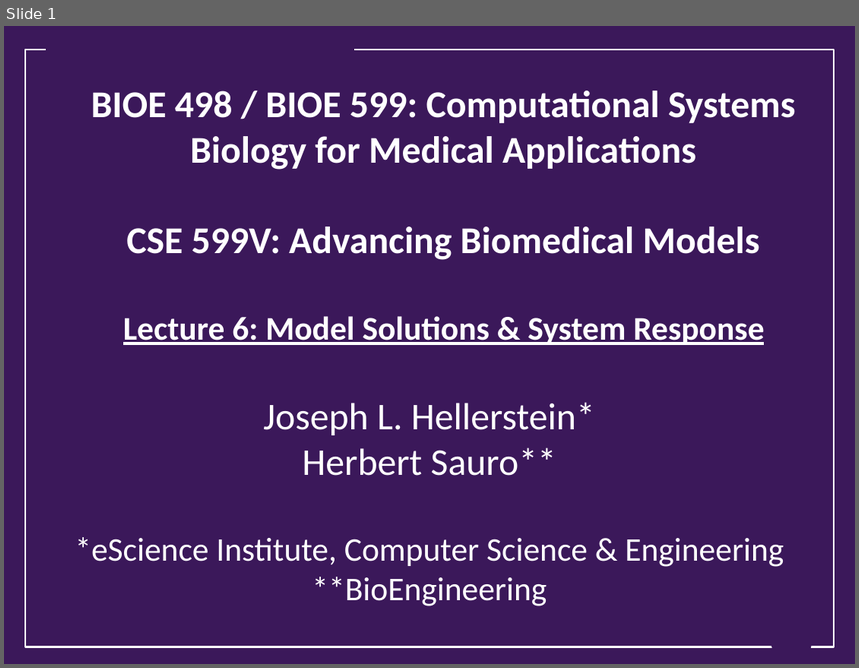
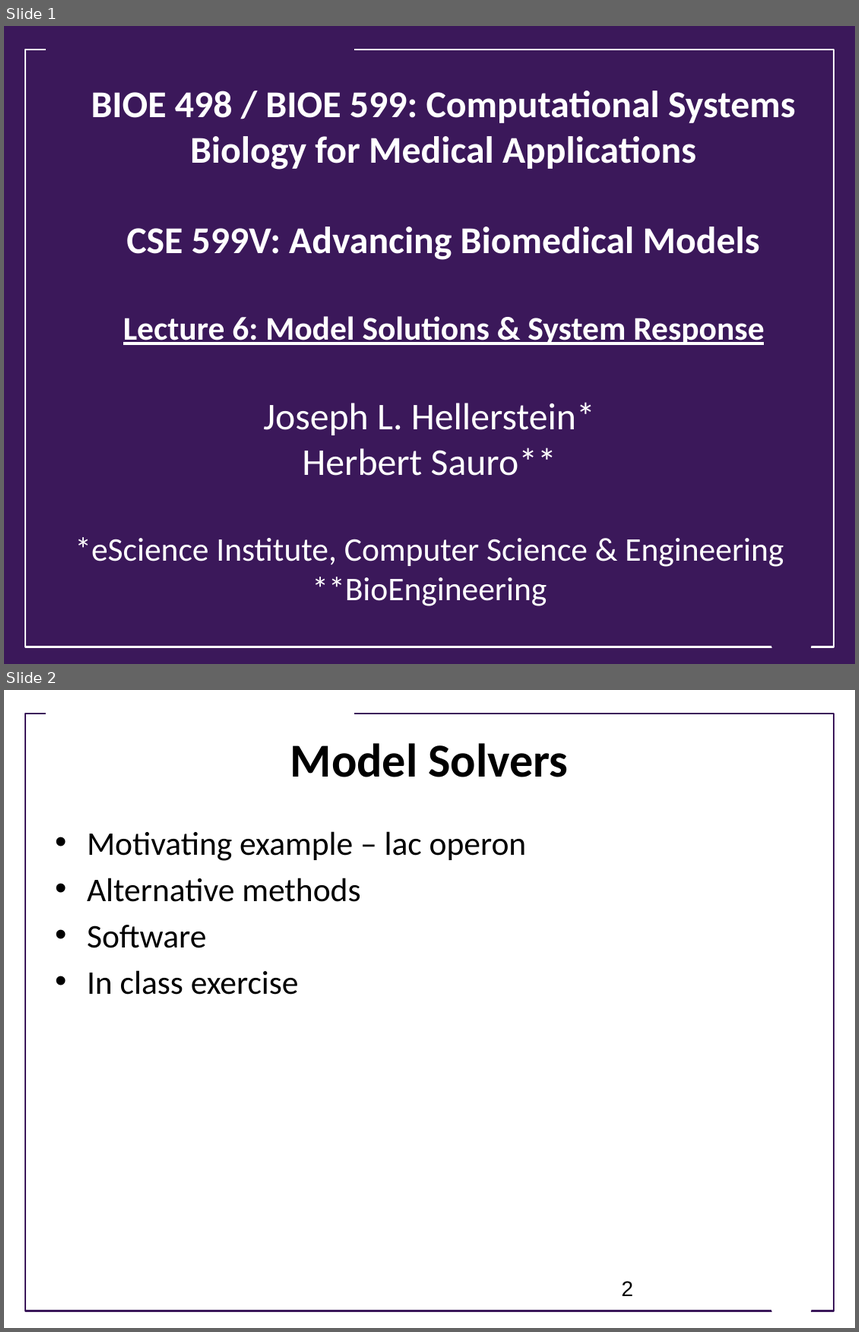
Before and after one commit to ModelEngineering/advancing-biomedical-models, a slide deck: Lectures/Week_2/CSE 599V Lecture 6 - Model Evaluation and System Responses.pptx. Shown one above the other, each under a label of ours: slide 1 before the commit, slides 1 and 2 after it. The pictures are 859x668 and 859x1332 pixels, drawn with LibreOffice and Linux fonts; fonts in the diff are those of the drawing; background and template pictures are left out. Boxes give left, top, right and bottom in pixels: in the first picture for what was removed or moved away, otherwise in the second. Text is boxed around its words. In the diff, an @@ line names an element or a change of style, - is before the commit and + after.

```diff
--- a/Lectures/Week_2/CSE 599V Lecture 6 - Model Evaluation and System Responses.pptx
+++ b/Lectures/Week_2/CSE 599V Lecture 6 - Model Evaluation and System Responses.pptx
@@ slide 2 added at bbox=[4, 690, 855, 1328], background #FFFFFF @@
@@ rectangle added at bbox=[46, 704, 354, 725], fill #FFFFFF @@
@@ rectangle added at bbox=[25, 714, 834, 1312], outline #3B185A 1.75 pt @@
@@ title added at bbox=[291, 743, 569, 777], 40 pt, text #000000, bold @@
+Model Solvers
@@ text added at bbox=[87, 831, 527, 995], 28 pt, text #000000 @@
+• Motivating example – lac operon
+• Alternative methods
+• Software
+• In class exercise
@@ page number added at bbox=[622, 1281, 634, 1296], 18 pt, text #000000 @@
+2
@@ trapezoid added at bbox=[764, 1281, 819, 1317], fill #FFFFFF @@
```
Also in this commit, not shown: 4 slides changed, 24 other slides added, 25 slides removed.
